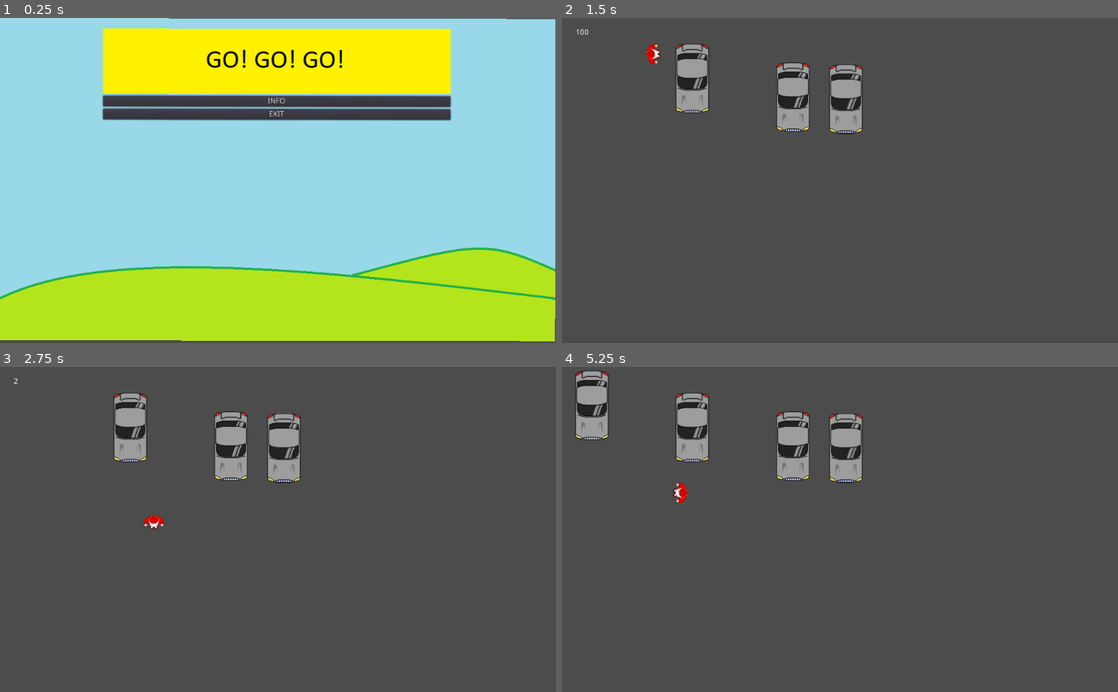
Above: before the commit, frames 1-4 (two rows, left to right).
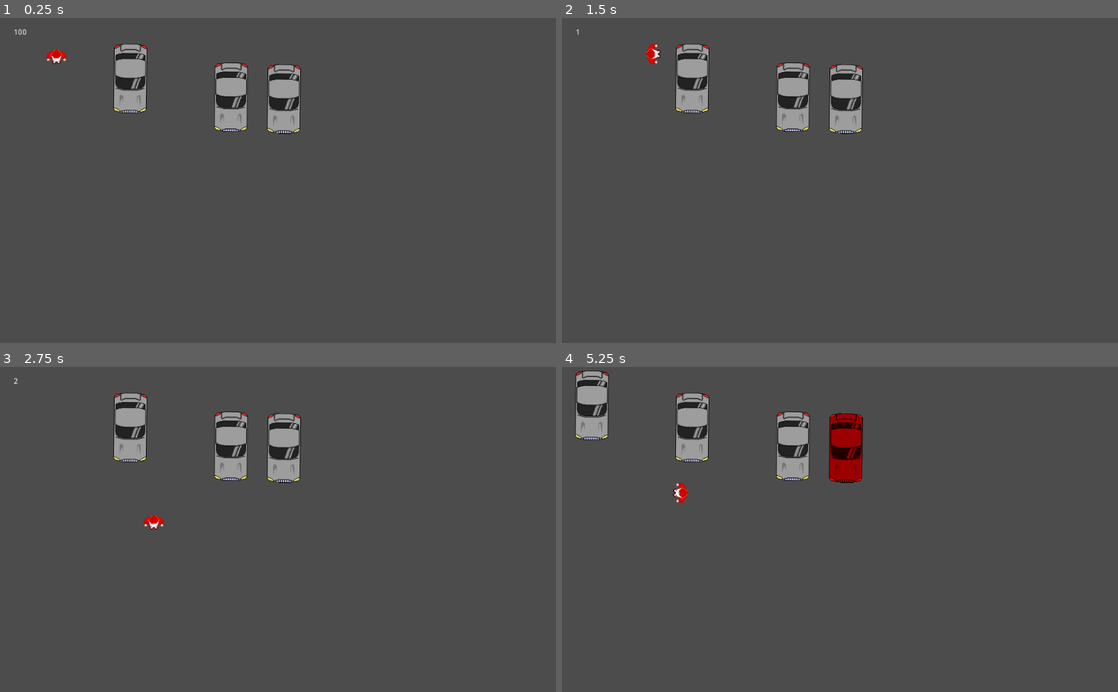
Above: after the commit, the same moments.

Repository: TheSpaceManSplatt/Game_Jam
Game: Godot game, scene res://Everything Else/World.tscn
Same seed, same stepped clock (60 frames per second), same inputs: the game is played once before the commit and once after it. Before the commit the project starts from res://MENUS/main menu.tscn.
Inputs (mouse positions are in pixels of both pictures, inside the frame that each line leads up to):
- Up to frame 1 (0.25 s): no input
- Up to frame 2 (1.5 s): click (840, 60) at 0.52 s; tap Enter at 1.25 s; move the mouse to (606, 265) at 1.27 s; hold Right (steer_right) from 1.28 s (still down); tap Space (enter_car) at 1.35 s
- Up to frame 3 (2.75 s): tap Space (enter_car) at 2, 2.1 s; move the mouse to (166, 545) at 2.02 s; release Right (steer_right) at 2.03 s; hold Down (drive_backward) from 2.03 s (still down)
- Up to frame 4 (5.25 s): move the mouse to (895, 458) at 2.77 s; release Down (drive_backward) at 2.78 s; hold Right (steer_right) 2.78-3.53 s; tap Space (enter_car) every 0.75 s from 2.85 to 5.1 s; move the mouse to (812, 594) at 3.52 s; hold Up (drive_forward) 3.53-4.28 s; tap Enter at 4.25 s; move the mouse to (1006, 578) at 4.27 s; hold Left (steer_left) from 4.28 s (still down); move the mouse to (673, 480) at 5.02 s

The runs differ from the first frame. In frame 1, 96% of the frame differs, in the area x 0-100%, y 0-100%; in frame 2, 0.3%; in frame 3, 0.3%; in frame 4, 1.5%.

Commit message:
Drive babyyy

Diff:
--- a/Everything Else/Car.tscn
+++ b/Everything Else/Car.tscn
@@ -9,13 +9,16 @@
 
 [node name="Car" type="KinematicBody2D"]
 position = Vector2( 100.103, 64.9793 )
+rotation = 1.58173
 script = ExtResource( 2 )
 __meta__ = {
 "_edit_group_": true
 }
 
 [node name="Sprite" type="Sprite" parent="."]
+rotation = -1.5708
 texture = ExtResource( 1 )
 
 [node name="CarCollision" type="CollisionShape2D" parent="."]
+rotation = 1.5708
 shape = SubResource( 1 )
--- a/Everything Else/Car_Return.tscn
+++ b/Everything Else/Car_Return.tscn
@@ -7,13 +7,13 @@
 script = ExtResource( 2 )
 
 [node name="car_area" parent="." instance=ExtResource( 1 )]
-position = Vector2( 115.811, 61.3382 )
+position = Vector2( 408.764, 139.66 )
 
 [node name="car_area2" parent="." instance=ExtResource( 1 )]
-position = Vector2( 115.811, 293.338 )
+position = Vector2( 595.769, 143.901 )
 
 [node name="car_area3" parent="." instance=ExtResource( 1 )]
-position = Vector2( 115.811, 177.338 )
+position = Vector2( 230.087, 142.176 )
 
 [node name="car_area4" parent="." instance=ExtResource( 1 )]
-position = Vector2( 115.811, -52.6618 )
+position = Vector2( 77.1331, 144.244 )
--- a/Everything Else/KinematicBody2D.gd
+++ b/Everything Else/KinematicBody2D.gd
@@ -7,12 +7,20 @@
 onready var returned = false
 
 var wheel_base = 70
-var steering_angle = 15
+
+var angles = [1,3,5,7,10] #list to choose from
+var steering_angle = angles[randi() % angles.size()]
+
+var speeds = [200,400,500,800]
+var spud = speeds[randi() % speeds.size()]
 
 var velocity = Vector2.ZERO
 var steer_direction
 
-const MOVE_SPEED = 600
+const MOVE_SPEED = 500
+
+
+
 
 func _physics_process(delta):
 	if( occupied == "Player"):
@@ -41,7 +49,7 @@
 	steer_direction = turn * steering_angle
 	velocity = Vector2.ZERO
 	if Input.is_action_pressed("drive_forward"):
-		velocity = transform.x * 400
+		velocity = transform.x * spud
 
 func calculate_steering(delta):
 	var rear_wheel = position - transform.x * wheel_base/2.0
--- a/Everything Else/car_spawner.gd
+++ b/Everything Else/car_spawner.gd
@@ -3,16 +3,6 @@
 onready var CAR = preload("res://Everything Else/Car.tscn")
 onready var spawn_loc = [ $spawn_location1,$spawn_location2,$spawn_location3,$spawn_location4 ]
 onready var filled = [false,false,false,false,false]
-
-# Declare member variables here. Examples:
-# var a = 2
-# var b = "text"
-
-
-# Called when the node enters the scene tree for the first time.
-func _ready():
-	pass # Replace with function body.
-
 
 # Called every frame. 'delta' is the elapsed time since the previous frame.
 func _process(delta):
--- a/Everything Else/car_spawner.tscn
+++ b/Everything Else/car_spawner.tscn
@@ -4,16 +4,17 @@
 [ext_resource path="res://Everything Else/car_spawner.gd" type="Script" id=2]
 
 [node name="Car_spawner" type="Node2D"]
+position = Vector2( -6.02936, -10.0082 )
 script = ExtResource( 2 )
 
 [node name="spawn_location4" parent="." instance=ExtResource( 1 )]
-position = Vector2( 52.4263, 400.002 )
+position = Vector2( 266.379, 71.9754 )
 
 [node name="spawn_location3" parent="." instance=ExtResource( 1 )]
-position = Vector2( 60.3885, 290.186 )
+position = Vector2( 206.6, 77.651 )
 
 [node name="spawn_location2" parent="." instance=ExtResource( 1 )]
-position = Vector2( 52.5966, 174.419 )
+position = Vector2( 114.936, 72.2609 )
 
 [node name="spawn_location1" parent="." instance=ExtResource( 1 )]
 position = Vector2( 54.5984, 70.9789 )
--- a/Everything Else/spawn_spot.tscn
+++ b/Everything Else/spawn_spot.tscn
@@ -6,6 +6,7 @@
 extents = Vector2( 26.3402, 46.2778 )
 
 [node name="spawn_location" type="Node2D"]
+position = Vector2( 35.0643, 54.5445 )
 script = ExtResource( 1 )
 __meta__ = {
 "_edit_group_": true
--- a/MENUS/main menu.tscn
+++ b/MENUS/main menu.tscn
@@ -1,8 +1,9 @@
-[gd_scene load_steps=4 format=2]
+[gd_scene load_steps=5 format=2]
 
 [ext_resource path="res://MENUS/main menu.gd" type="Script" id=1]
-[ext_resource path="res://MENUS/background.png" type="Texture" id=2]
+[ext_resource path="res://final menu.png" type="Texture" id=2]
 [ext_resource path="res://MENUS/GO_BUTTON.png" type="Texture" id=3]
+[ext_resource path="res://music.ogg" type="AudioStream" id=4]
 
 [node name="main menu" type="Control"]
 anchor_right = 1.0
@@ -16,8 +17,8 @@
 }
 
 [node name="Sprite" type="Sprite" parent="."]
-position = Vector2( 512.196, 297.481 )
-scale = Vector2( 0.800306, 0.826337 )
+position = Vector2( 513.1, 298.381 )
+scale = Vector2( 0.991698, 0.826329 )
 texture = ExtResource( 2 )
 
 [node name="HBoxContainer" type="HBoxContainer" parent="."]
@@ -25,10 +26,10 @@
 anchor_top = -0.0013173
 anchor_right = 0.999257
 anchor_bottom = 0.998683
-margin_left = 20.0
-margin_top = 20.0
-margin_right = -20.0
-margin_bottom = -20.0
+margin_left = 19.9971
+margin_top = 18.195
+margin_right = -20.0029
+margin_bottom = -21.805
 grow_horizontal = 0
 grow_vertical = 0
 size_flags_horizontal = 3
@@ -61,6 +62,9 @@
 margin_right = 640.0
 margin_bottom = 168.0
 text = "EXIT"
+
+[node name="AudioStreamPlayer2D" type="AudioStreamPlayer2D" parent="."]
+stream = ExtResource( 4 )
 [connection signal="pressed" from="HBoxContainer/VBoxContainer/Play_button" to="." method="_on_Play_button_pressed"]
 [connection signal="pressed" from="HBoxContainer/VBoxContainer/Info_button" to="." method="_on_Info_button_pressed"]
 [connection signal="pressed" from="HBoxContainer/VBoxContainer/Exit_button" to="." method="_on_Exit_button_pressed"]
--- a/project.godot
+++ b/project.godot
@@ -16,7 +16,7 @@
 [application]
 
 config/name="Game_Jam"
-run/main_scene="res://MENUS/main menu.tscn"
+run/main_scene="res://Everything Else/World.tscn"
 
 [autoload]
 
Binary file added: final menu.png
Not shown, added: final menu.png.import
Not shown, added: music.ogg.import
Not shown, added: music.ogg
